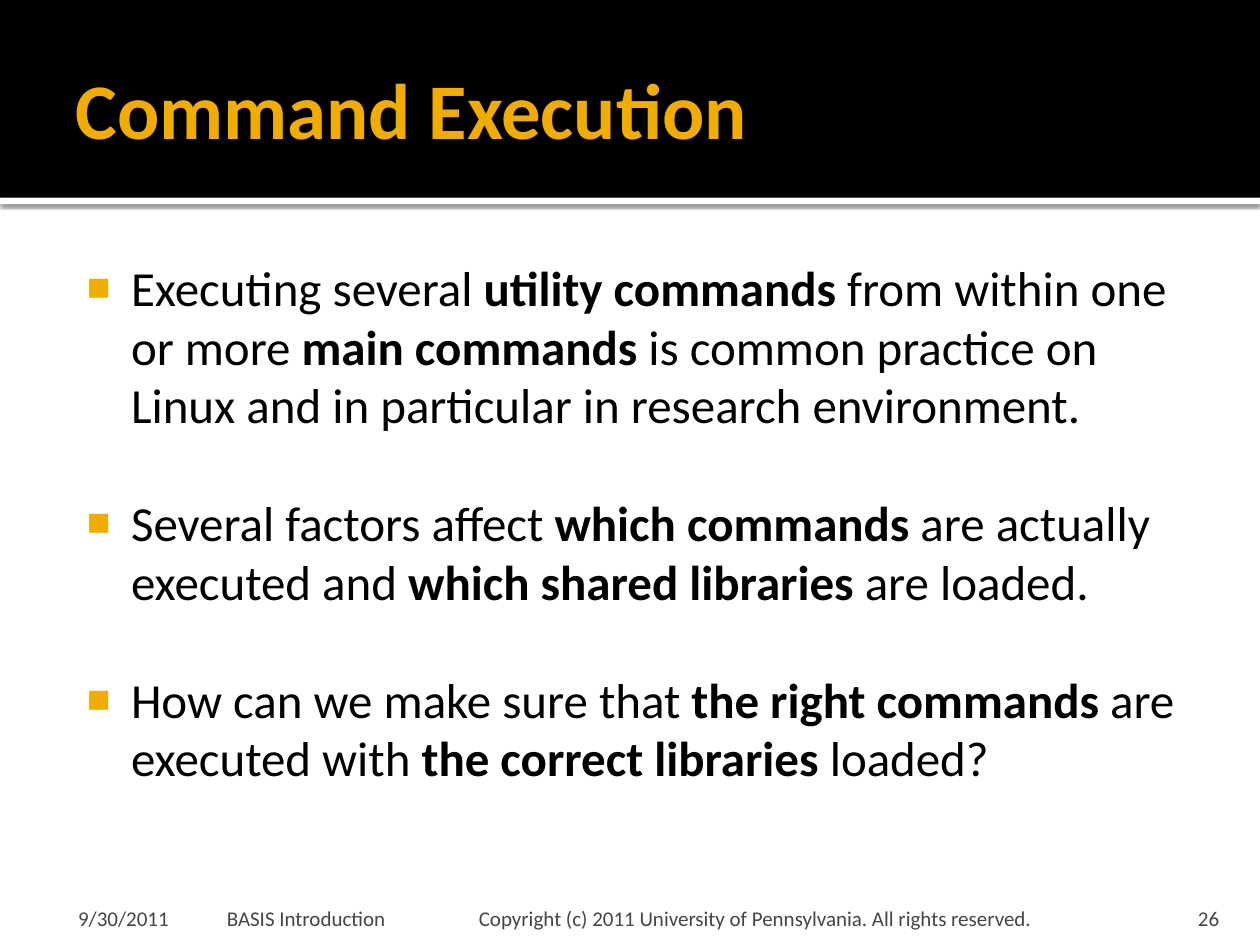
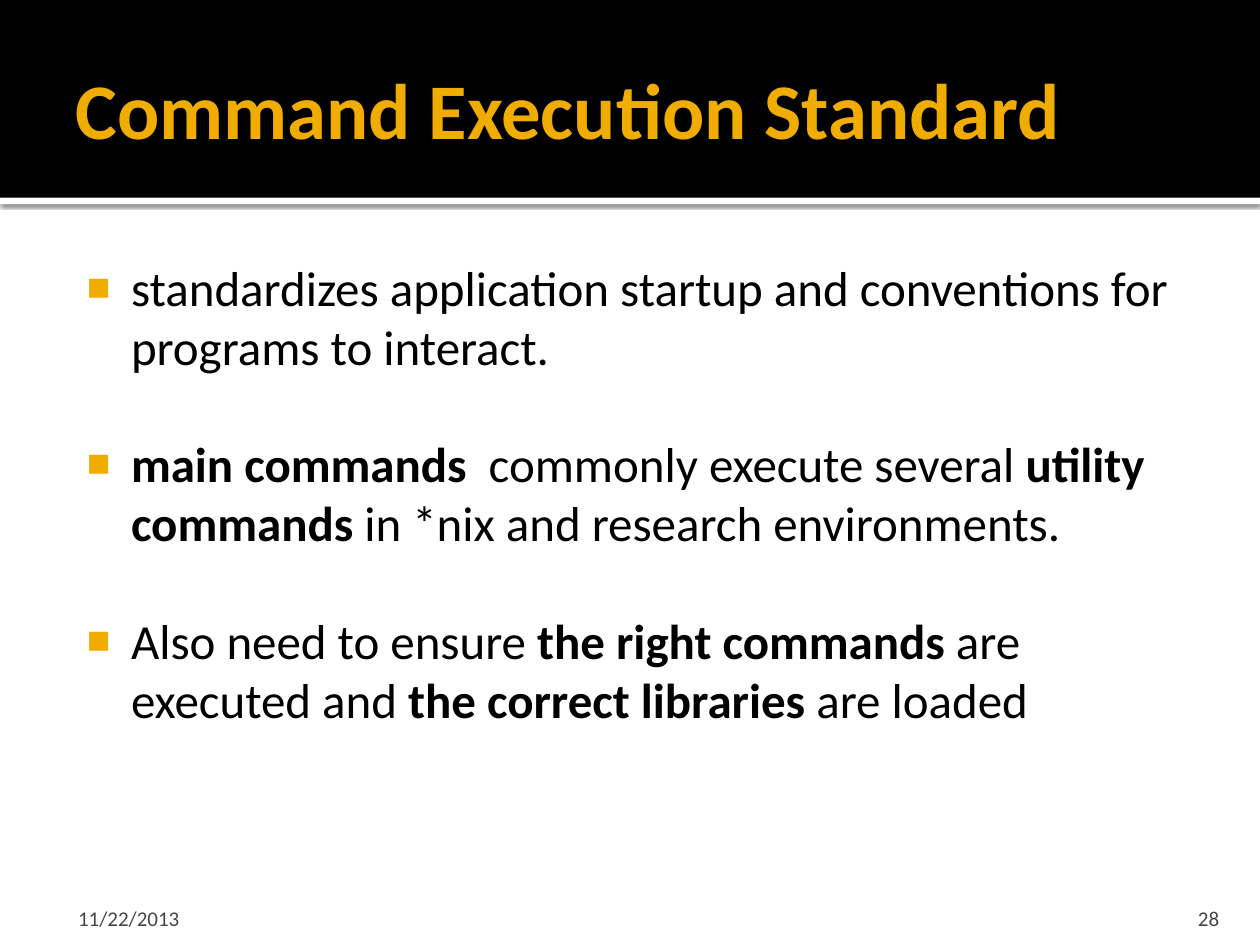
Before and after one commit to cmake-basis/legacy, a slide deck: slide 28 of doc/BASIS_Introduction.pptx (slide 26 before the commit). Drawn at 1260x945 pixels with LibreOffice and Linux fonts; fonts in the diff are those of the drawing; background and template pictures are left out. Boxes give left, top, right and bottom in pixels: in the first picture for what was removed or moved away, otherwise in the second. Text is boxed around its words. In the diff, an @@ line names an element or a change of style, - is before the commit and + after.

Commit message:
Issue #237 Correct dead links in Basis Introduction. Also improved clarity and updated outdated parts of the presentation to match the 3.0 release.

```diff
--- a/doc/BASIS_Introduction.pptx
+++ b/doc/BASIS_Introduction.pptx
@@ title at <box>76,83,1060,140</box>: text changed @@
-Command Execution
+Command Execution Standard
@@ text at <box>131,272,1168,719</box>: text changed @@
-■ Executing several utility commands from within one or more main commands is common practice on Linux and in particular in research environment.
-■ Several factors affect which commands are actually executed and which shared libraries are loaded.
-■ How can we make sure that the right commands are executed with the correct libraries loaded?
+■ standardizes application startup and conventions for programs to interact.
+■ main commands commonly execute several utility commands in *nix and research environments.
+■ Also need to ensure the right commands are executed and the correct libraries are loaded
@@ text at <box>78,911,179,927</box>: text changed @@
-9/30/2011
+11/22/2013
@@ text removed at <box>227,911,1031,930</box> @@
-BASIS Introduction Copyright (c) 2011 University of Pennsylvania. All rights reserved.
@@ page number at <box>1198,911,1219,926</box>: text changed @@
-26
+28
```
Also in this commit, not shown: 36 other slides changed, 6 slides added, 3 slides removed.
